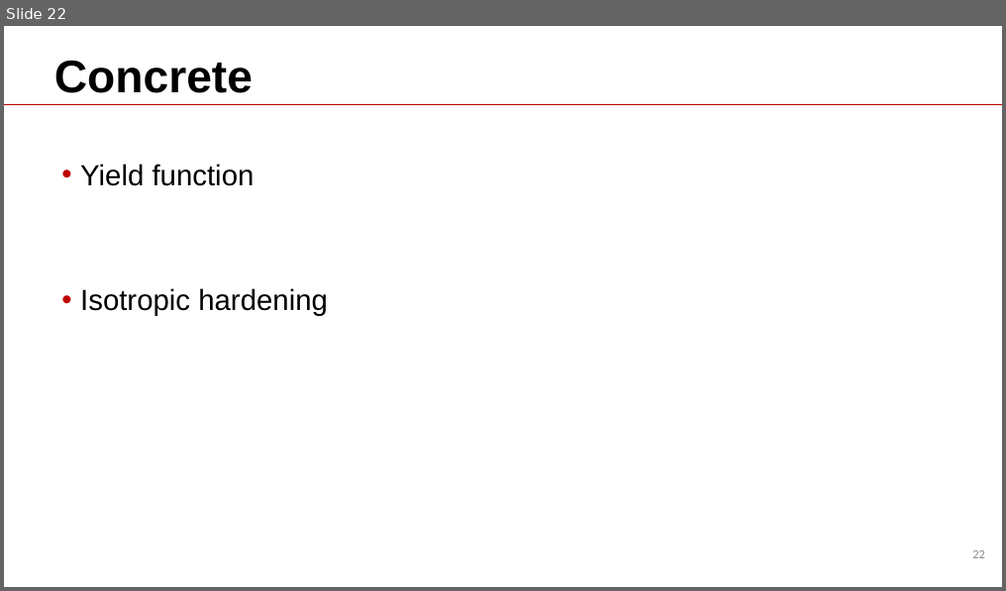
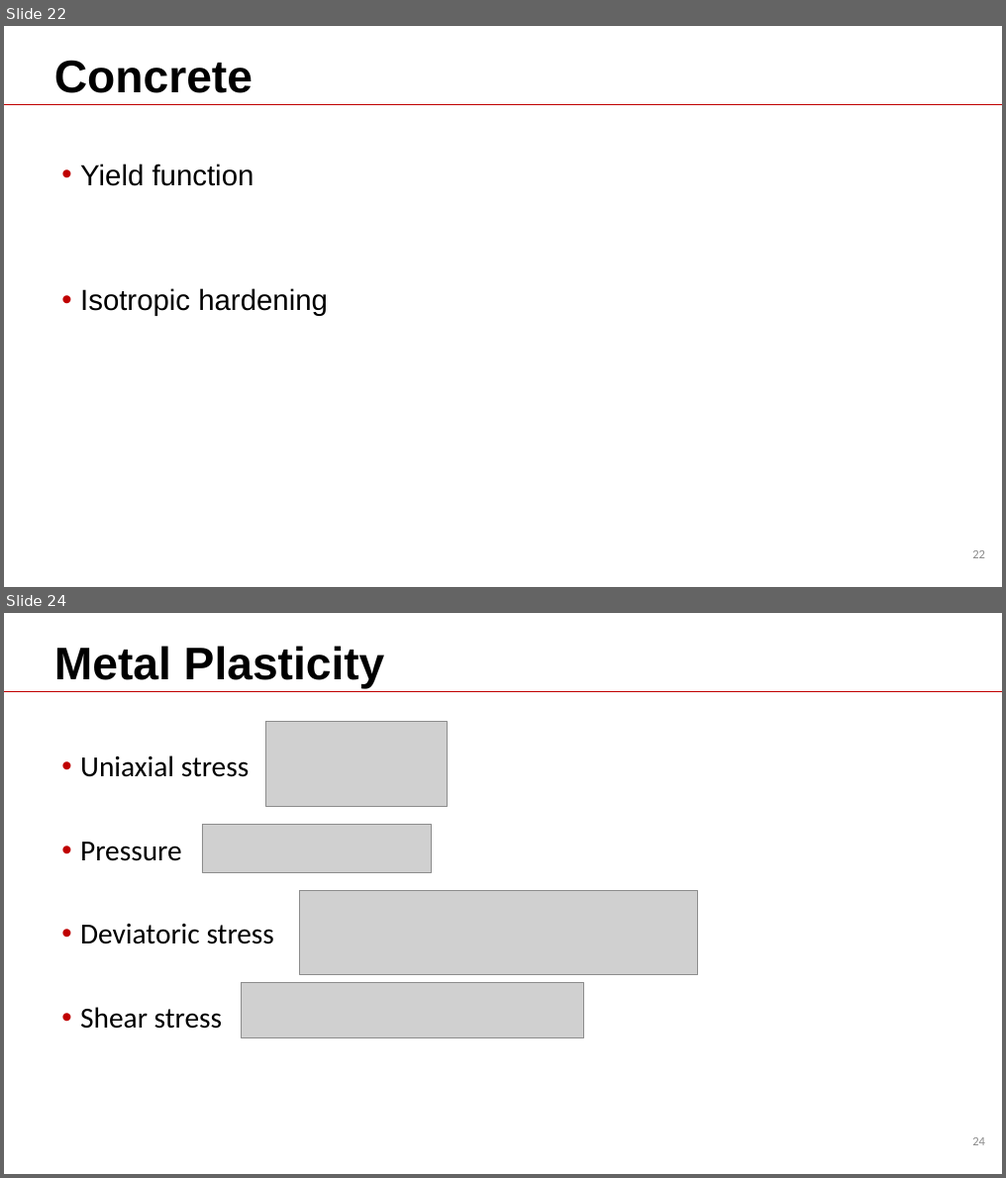
Before and after one commit to Batmanabcdefg/AbaqusTraining, a slide deck: Training.pptx. Shown one above the other, each under a label of ours: slide 22 before the commit, slides 22 and 24 after it; the slides between them are not shown. The pictures are 1006x591 and 1006x1178 pixels, drawn with LibreOffice and Linux fonts; fonts in the diff are those of the drawing; grey boxes stand for pictures; background and template pictures are left out. Boxes give left, top, right and bottom in pixels: in the first picture for what was removed or moved away, otherwise in the second. Text is boxed around its words. In the diff, an @@ line names an element or a change of style, - is before the commit and + after.

```diff
--- a/Training.pptx
+++ b/Training.pptx
@@ slide 24 added at box(4, 613, 1002, 1174), background #FFFFFF; not listed: 2 template elements that a slide beside it also shows @@
@@ title added at box(54, 646, 385, 689), 44 pt, text #000000, bold @@
+Metal Plasticity
@@ picture added at box(265, 721, 447, 806) @@
@@ text added at box(80, 756, 274, 1029), 28 pt, text #000000 @@
+• Uniaxial stress
+• Pressure
+• Deviatoric stress
+• Shear stress
@@ picture added at box(202, 824, 432, 872) @@
@@ picture added at box(300, 891, 697, 974) @@
@@ picture added at box(242, 983, 584, 1039) @@
```
Also in this commit, not shown: 1 slide changed, 1 other slide added, 5 other files.
